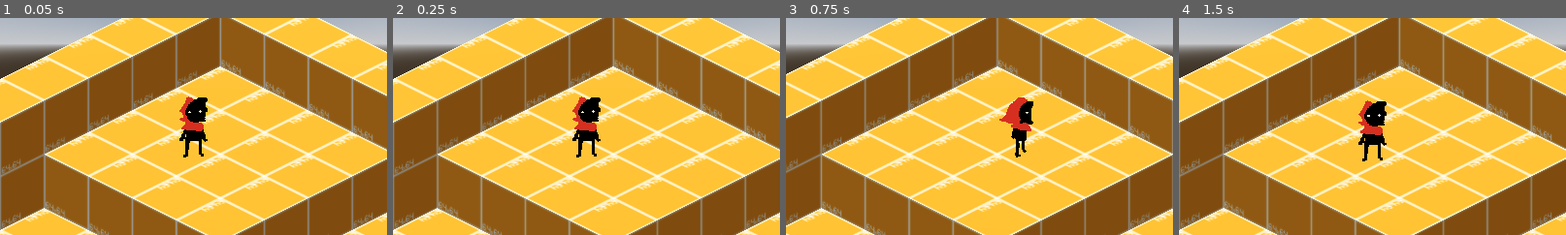
Above: before the commit, frames 1-4 (left to right).
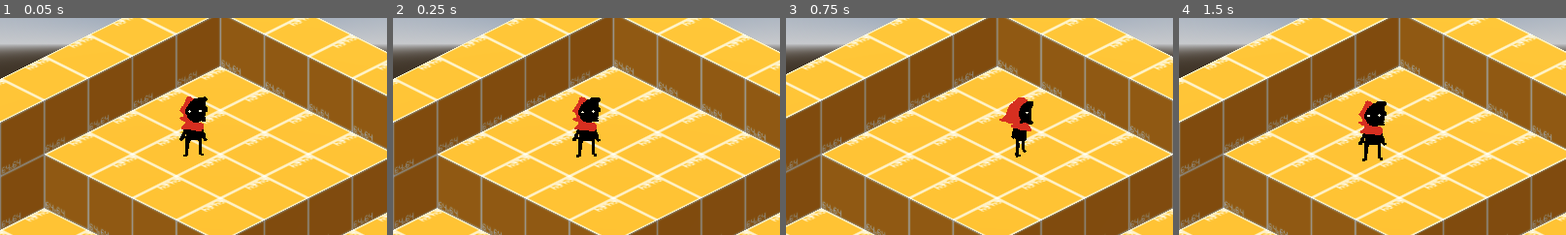
Above: after the commit, the same moments.

Repository: AlexRavelo/PrometheusGame
Game: Godot game, scene res://assets/scenes/test_scene.tscn
Same seed, same stepped clock (60 frames per second), same inputs: the game is played once before the commit and once after it.
Inputs:
- Up to frame 1 (0.05 s): no input
- Up to frame 2 (0.25 s): no input
- Up to frame 3 (0.75 s): tap Enter at 0.5 s; hold Right (Right) from 0.53 s (still down); tap Z (Attack) at 0.6 s
- Up to frame 4 (1.5 s): release Right (Right) at 1.28 s; hold Down (Down) from 1.28 s (still down); tap R at 1.35 s
The pictures show only the part of the screen within x 25-75%, y 36-86%; the shares and areas given below are measured in that part.

The runs differ from the first frame. In frame 1, 0.1% of the frame differs, in the area x 46-54%, y 36-65%; in frame 2, nothing differs; in frame 3, nothing differs; in frame 4, nothing differs.

Commit message:
whatever

Diff:
--- a/assets/scenes/test_scene.tscn
+++ b/assets/scenes/test_scene.tscn
@@ -25,6 +25,7 @@
 transform = Transform3D(0.709664, -0.704537, 0.00193855, -0.00192707, 0.000810416, 0.999998, -0.704537, -0.709667, -0.000782572, -0.0309554, -4.11272e-05, 0.0387351)
 
 [node name="Player" parent="." groups=["Enemy", "Player"] instance=ExtResource("1_vv3q1")]
+transform = Transform3D(1, 0, 0, 0, 1, 0, 0, 0, 1, 0, 1.40991, 0)
 
 [node name="DevGrid" parent="." instance=ExtResource("2_a5848")]
 transform = Transform3D(0.707107, 0, 0.707107, 0, 1, 0, -0.707107, 0, 0.707107, 0.432215, 0.439287, 0.0569789)
Not shown: 2 places in assets/meshes/devmesh.tres that only renumber resources
